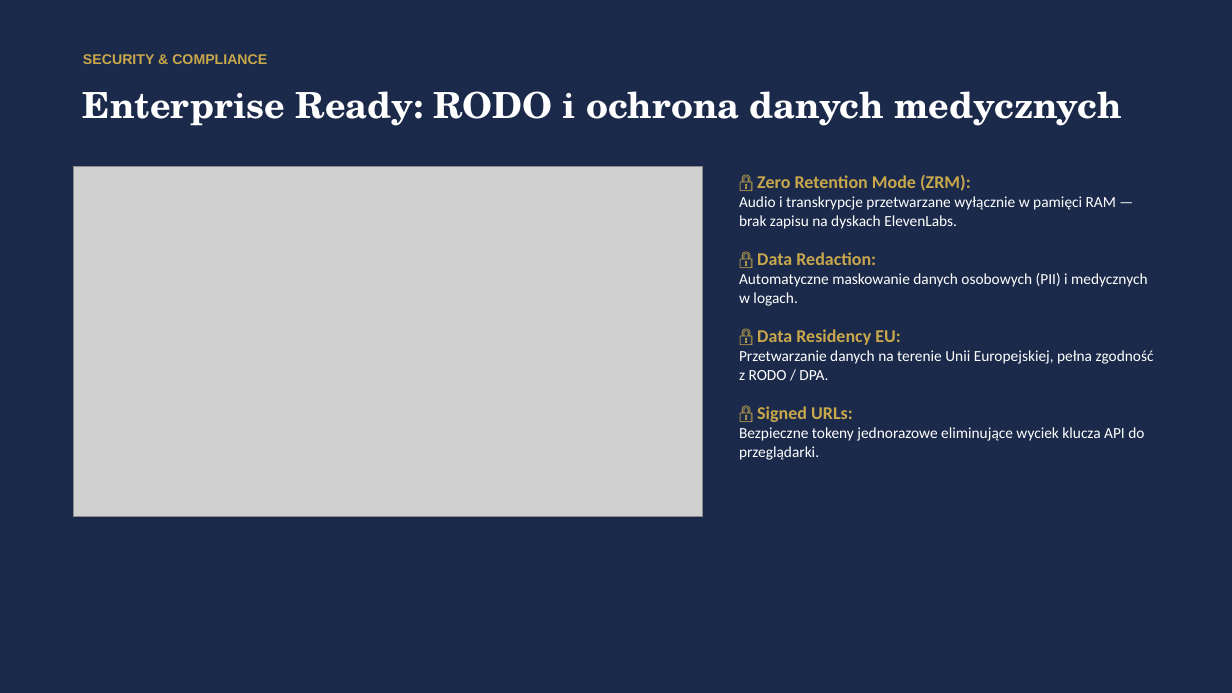
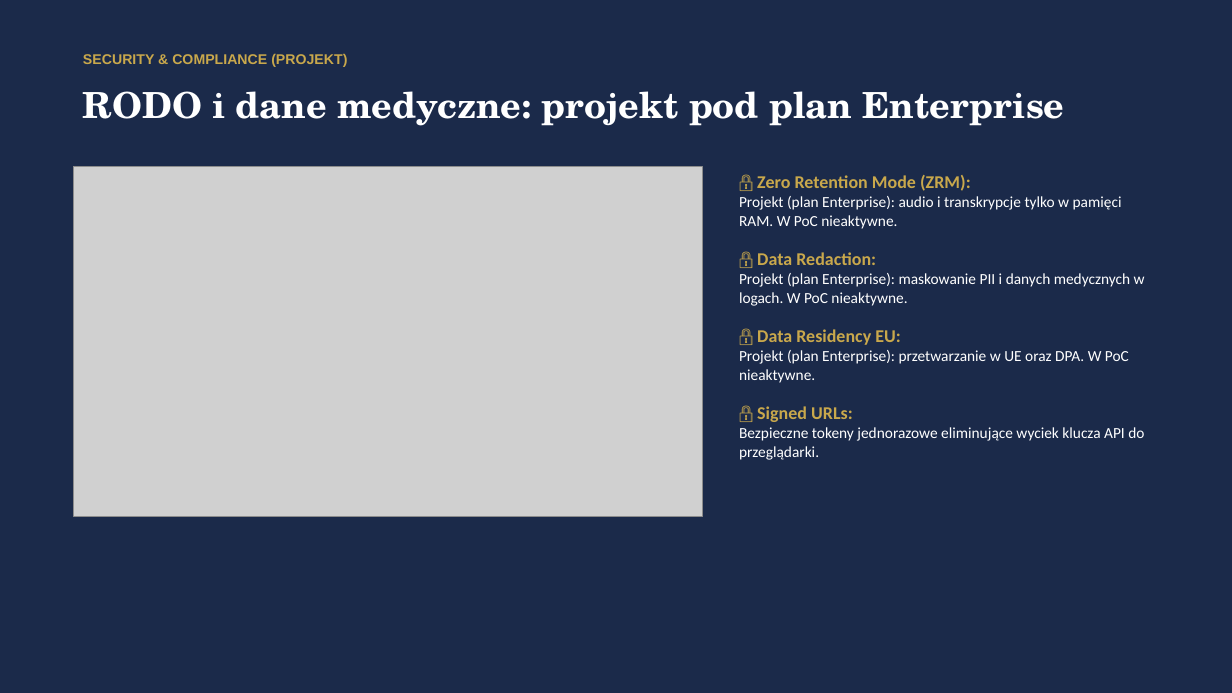
Before and after one commit to kpulka/Elevenlabs_SpaHotel_PoC, a slide deck: slide 10 of presentation/Bukowy_Dwor_Case_Study.pptx. Drawn at 1232x693 pixels with LibreOffice and Linux fonts; fonts in the diff are those of the drawing; grey boxes stand for pictures. Boxes give left, top, right and bottom in pixels: in the first picture for what was removed or moved away, otherwise in the second. Text is boxed around its words. In the diff, an @@ line names an element or a change of style, - is before the commit and + after.

```diff
--- a/presentation/Bukowy_Dwor_Case_Study.pptx
+++ b/presentation/Bukowy_Dwor_Case_Study.pptx
@@ text at <box>83,54,347,67</box>: text changed @@
-SECURITY & COMPLIANCE
+SECURITY & COMPLIANCE (PROJEKT)
@@ text at <box>83,91,1064,126</box>: text changed @@
-Enterprise Ready: RODO i ochrona danych medycznych
+RODO i dane medyczne: projekt pod plan Enterprise
@@ text at <box>739,196,1122,229</box>: text changed @@
-Audio i transkrypcje przetwarzane wyłącznie w pamięci RAM — brak zapisu na dyskach ElevenLabs.
+Projekt (plan Enterprise): audio i transkrypcje tylko w pamięci RAM. W PoC nieaktywne.
@@ text at <box>739,273,1145,306</box>: text changed @@
-Automatyczne maskowanie danych osobowych (PII) i medycznych w logach.
+Projekt (plan Enterprise): maskowanie PII i danych medycznych w logach. W PoC nieaktywne.
@@ text at <box>739,350,1129,383</box>: text changed @@
-Przetwarzanie danych na terenie Unii Europejskiej, pełna zgodność z RODO / DPA.
+Projekt (plan Enterprise): przetwarzanie w UE oraz DPA. W PoC nieaktywne.
```
Also in this commit, not shown: 4 other slides changed, 33 other files.
